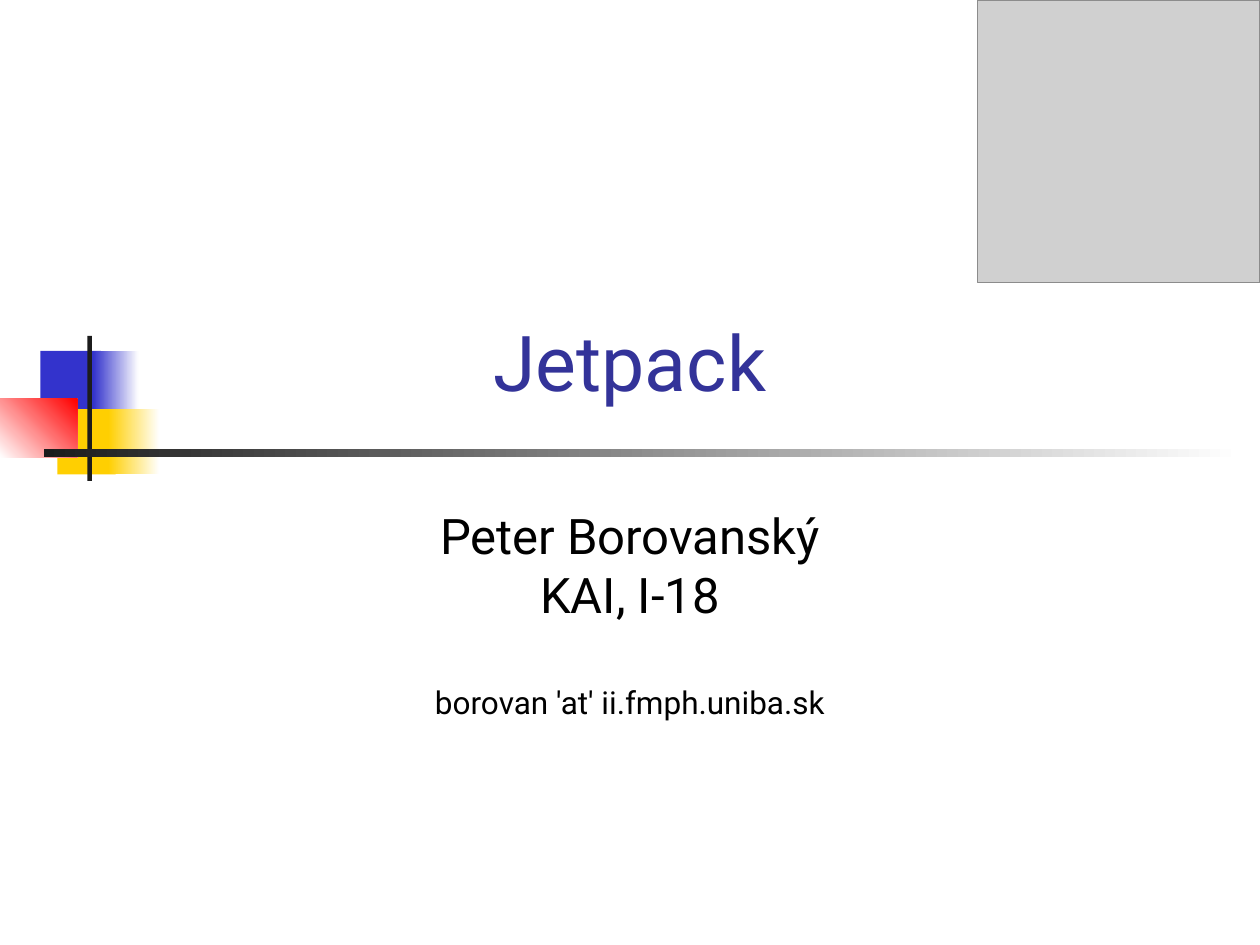
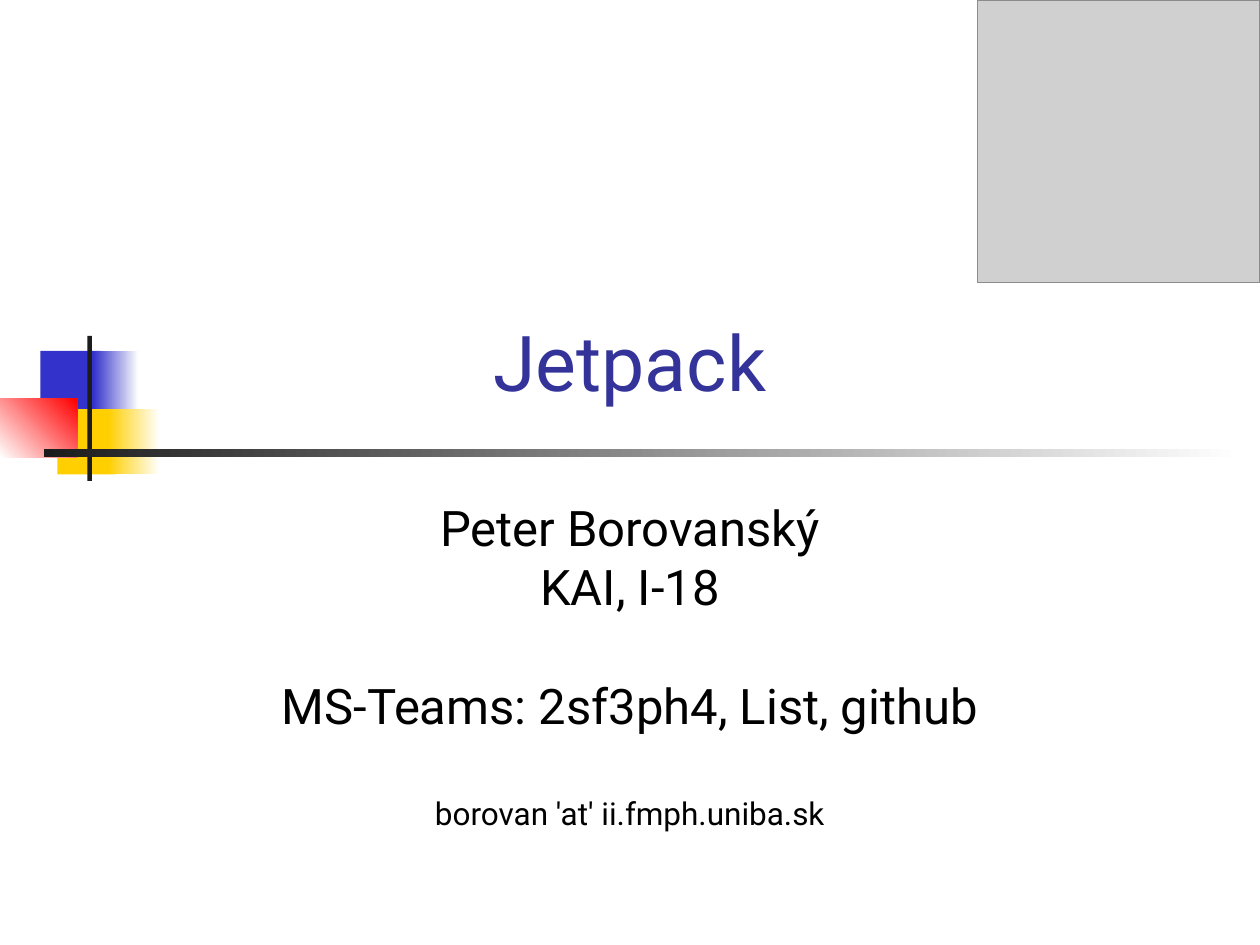
Before and after one commit to vmandro/Prednasky, a slide deck: slide 1 of 07/07_Android.ppt. Drawn at 1260x945 pixels with LibreOffice and Linux fonts; fonts in the diff are those of the drawing; grey boxes stand for pictures. Boxes give left, top, right and bottom in pixels: in the first picture for what was removed or moved away, otherwise in the second. Text is boxed around its words. In the diff, an @@ line names an element or a change of style, - is before the commit and + after.

```diff
--- a/07/07_Android.ppt
+++ b/07/07_Android.ppt
@@ text "Peter Borovanský": place and size @@
-text "Peter Borovanský" at bbox=[435, 517, 824, 721]
+text "Peter Borovanský" at bbox=[282, 509, 978, 832]
@@ text at bbox=[282, 686, 978, 735]: paragraph added @@
+MS-Teams: 2sf3ph4, List, github
```
Also in this commit, not shown: 15 other slides changed, 1 slide added, 4 other files.
